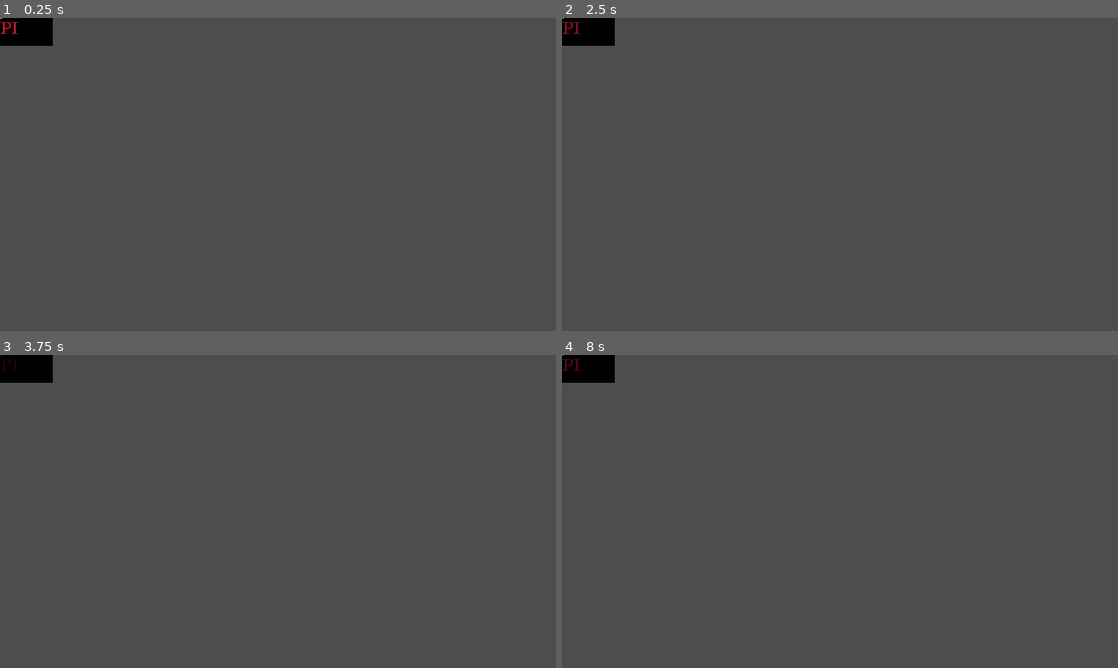
Above: before the commit, frames 1-4 (two rows, left to right).
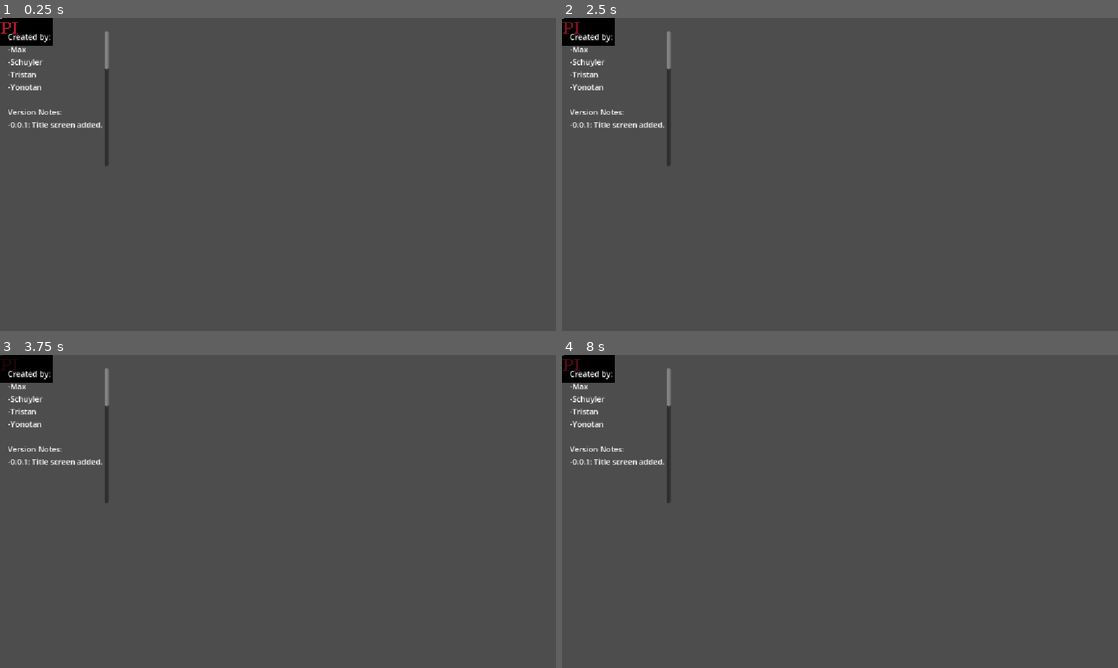
Above: after the commit, the same moments.

Repository: WPI-GameDev-M/IMGD-1001
Game: Godot game, scene res://scenes/bootSplash1.1.tscn
The game is run twice, just before and just after one commit, with the same random seed, the same clock (stepped at 60 frames per second) and the same inputs.
Inputs:
- Up to frame 1 (0.25 s): no input
- Up to frame 2 (2.5 s): tap Enter at 0.5, 2 s; tap Space at 1.25 s
- Up to frame 3 (3.75 s): tap Space at 2.75 s; tap Enter at 3.5 s
- Up to frame 4 (8 s): tap Space at 4.25 s

The runs differ from the first frame. In frame 1, 0.8% of the frame differs, in the area x 1-20%, y 4-48%; in frame 2, 0.8%; in frame 3, 0.8%; in frame 4, 0.8%.

Commit message:
Version Notes/Credits
Added basic credits and version notes with scroll functionality.

Diff:
--- a/group-project---imgd-1001/scenes/bootSplash1.1.tscn
+++ b/group-project---imgd-1001/scenes/bootSplash1.1.tscn
@@ -2,6 +2,7 @@
 
 [ext_resource type="Texture2D" uid="uid://sb5dkhqj770t" path="res://assets/boot-splash/Worcester-Polytechnic-Institute-WPI-Logo-Vector.svg-.png" id="1_ons0g"]
 [ext_resource type="Script" uid="uid://cp8mcvx53f60h" path="res://scenes/boot_splash_1.1.gd" id="1_p01vo"]
+[ext_resource type="PackedScene" uid="uid://1f8dk3jghh2t" path="res://scenes/scroll_container.tscn" id="3_qar8e"]
 
 [sub_resource type="Animation" id="Animation_p01vo"]
 length = 0.001
@@ -69,4 +70,10 @@
 libraries/ = SubResource("AnimationLibrary_0tgu6")
 autoplay = &"fade_out"
 
+[node name="ScrollContainer" parent="." unique_id=52066522 instance=ExtResource("3_qar8e")]
+offset_left = 16.0
+offset_top = 27.0
+offset_right = 225.0
+offset_bottom = 307.0
+
 [connection signal="animation_finished" from="AnimationPlayer" to="." method="_on_animation_player_animation_finished"]
--- /dev/null
+++ b/group-project---imgd-1001/scenes/scroll_container.tscn
@@ -0,0 +1,50 @@
+[gd_scene format=3 uid="uid://1f8dk3jghh2t"]
+
+[node name="ScrollContainer" type="ScrollContainer" unique_id=52066522]
+offset_right = 209.0
+offset_bottom = 850.0
+vertical_scroll_mode = 2
+
+[node name="Label" type="Label" parent="." unique_id=1084090701]
+layout_mode = 2
+text = "Created by:
+-Max
+-Schuyler
+-Tristan
+-Yonotan
+
+Version Notes:
+-0.0.1: Title screen added.
+
+
+
+
+
+
+
+
+
+
+
+
+
+
+
+
+
+
+
+
+
+
+
+
+
+
+
+
+
+
+
+
+-"
--- /dev/null
+++ b/group-project---imgd-1001/scenes/text_edit.tscn
@@ -0,0 +1,14 @@
+[gd_scene format=3 uid="uid://cwbdsane21qwp"]
+
+[node name="TextEdit" type="TextEdit" unique_id=825637063]
+offset_right = 245.0
+offset_bottom = 423.0
+text = "Created by:
+-Max
+-Schuyler
+-Tristan
+-Yonotan
+
+Version Notes:
+-0.0.1: Title screen added."
+scroll_smooth = true
